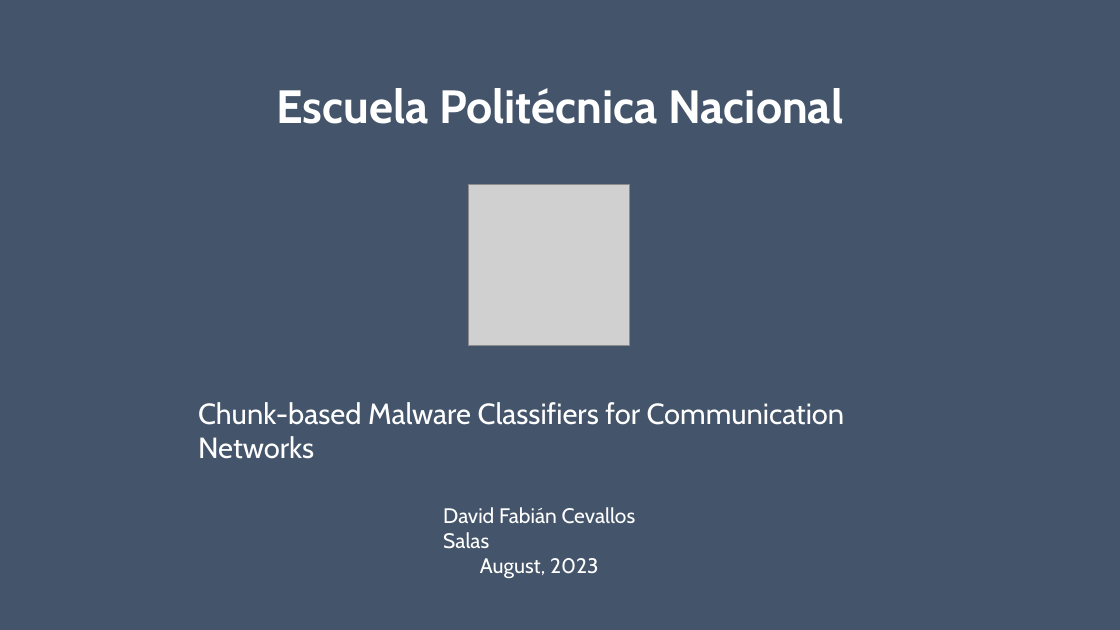
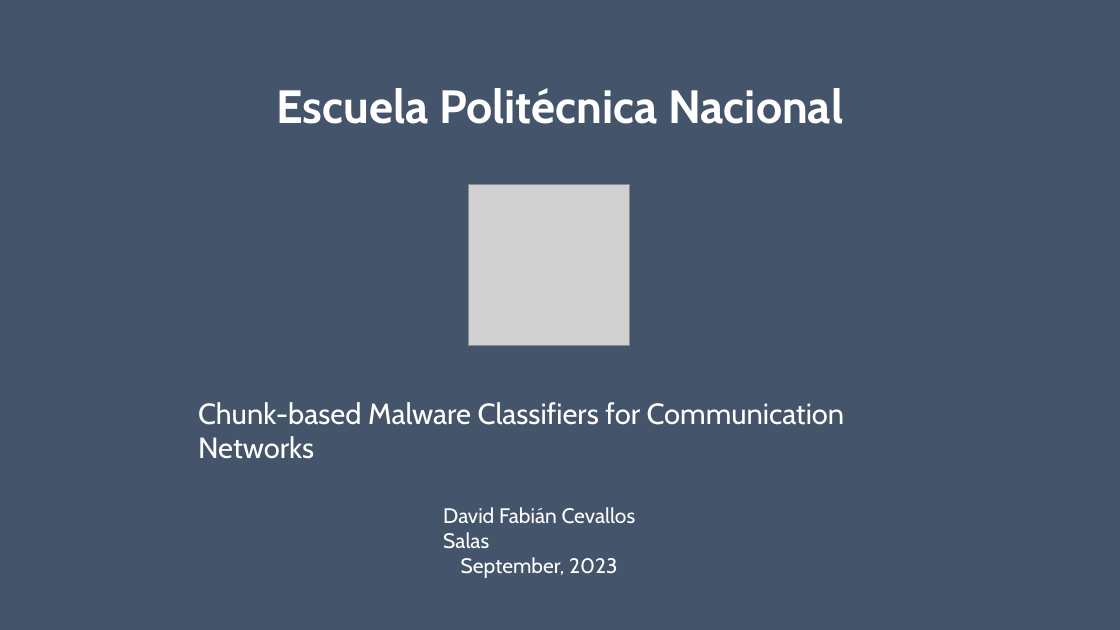
Before and after one commit to davidcepn/RedesNeuronales, a slide deck: slide 1 of Proyecto/Presentation/DavidCevallos_Presentation.pptx. Drawn at 1120x630 pixels with LibreOffice and Linux fonts; fonts in the diff are those of the drawing; grey boxes stand for pictures. Boxes give left, top, right and bottom in pixels: in the first picture for what was removed or moved away, otherwise in the second. Text is boxed around its words. In the diff, an @@ line names an element or a change of style, - is before the commit and + after.

Commit message:
Actualización fecha presentación
Actualización fecha presentación

```diff
--- a/Proyecto/Presentation/DavidCevallos_Presentation.pptx
+++ b/Proyecto/Presentation/DavidCevallos_Presentation.pptx
@@ text at <box>461,557,617,578</box>: text changed @@
-August, 2023
+September, 2023
```
